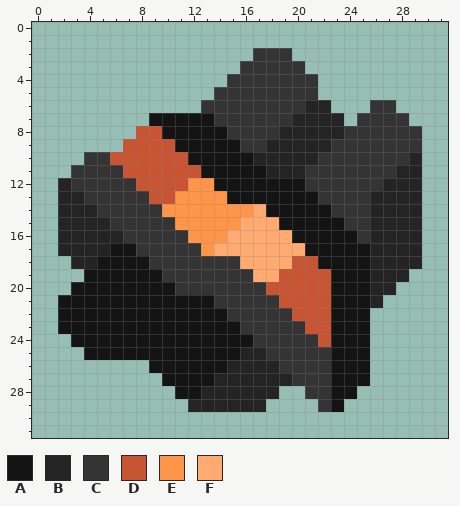
Pixel-art sprite: sprites/items/ashotite.png. The picture above is the old version.
The file is 32x32 pixels. Colours within 5 levels of each other are drawn and written as one.
Palette (. is transparent): A #141414  B #242424  C #343434  D #c75432  E #ff9548  F #ffaa70
And afterwards:
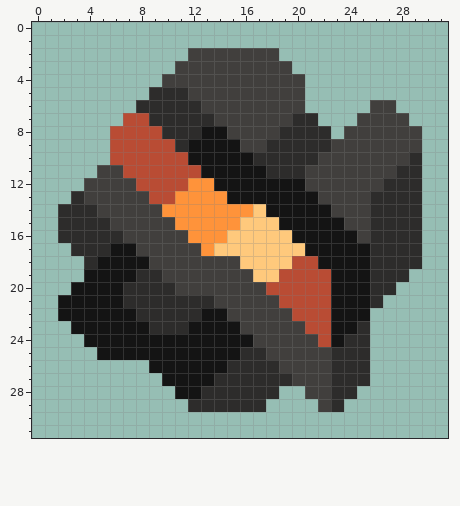
Change:
colour B: #242424 -> #2d2c2b
colour C: #343434 -> #413f3d
colour D: #c75432 -> #b94c34
colour E: #ff9548 -> #ff933a
colour F: #ffaa70 -> #ffc97c
y 2: x 12..16 ..... -> CCCCC; x 19 C -> .
y 3: x 11..15 ..... -> CCCCC; x 20 C -> .
y 4: x 10..14 ..... -> CCCCC; x 21 C -> .
y 5: x 9..13 ..... -> BBBCC; x 21 C -> .
y 6: x 8..12 ..... -> BBBBB; x 21..22 BB -> ..
y 7: x 7..13 ..AAAAA -> DDBBBBB; x 22..23 BB -> ..
y 8: x 6..7 .. -> DD; x 10..12 AAA -> BBB; x 23 B -> .
y 9: x 6 . -> D; x 11 A -> B
y 10: x 4..5 CC -> ..
y 11: x 3..4 CC -> ..
y 12: x 2..3 BC -> ..
y 13: x 2 B -> .
y 17: x 2 B -> .
y 18: x 3 B -> .
y 19: x 8..9 AA -> BB
y 20: x 7..10 AAAA -> BBBB
y 21: x 7..13 AAAAAAA -> BBBBBBB
y 22: x 8..12 AAAAA -> BBBBB
y 23: x 2 A -> .; x 9..11 AAA -> BBB; x 25 A -> B
y 24: x 3 A -> .; x 24..25 AA -> BB
y 25: x 4 A -> .; x 23..25 AAA -> BBB
y 26..27: x 23..25 AAA -> BBB
y 28: x 23..24 AA -> BB
y 29: x 23 A -> B
Pixel boxes of the changes (left, top, right, bottom) in both pictures:
changed: (58, 48, 422, 412)
